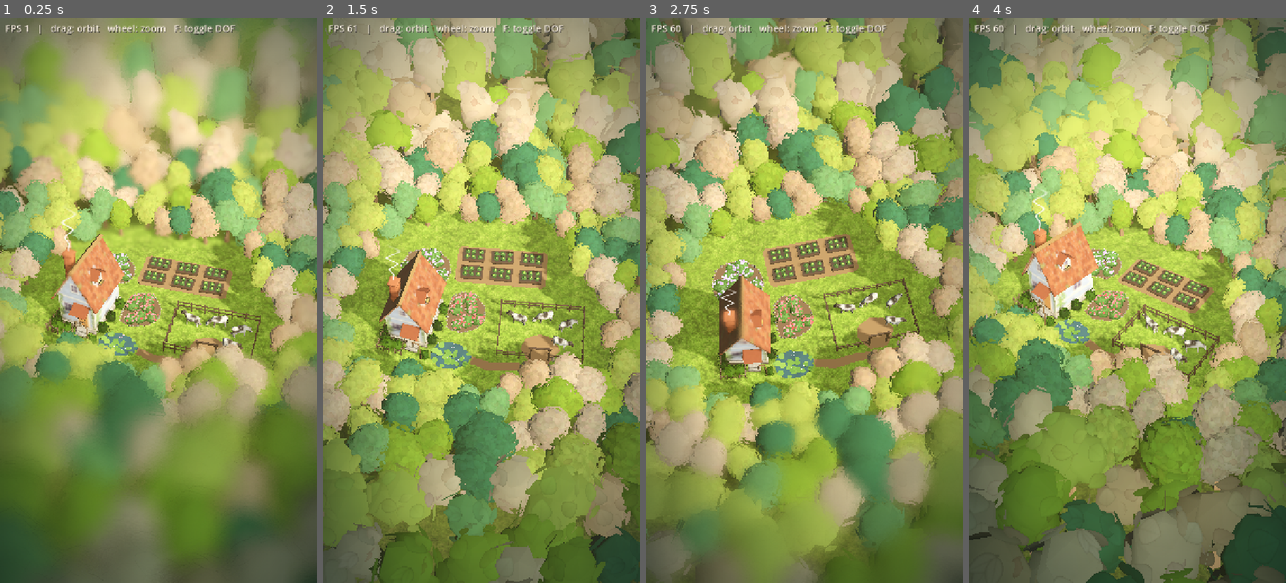
Above: before the commit, frames 1-4 (left to right).
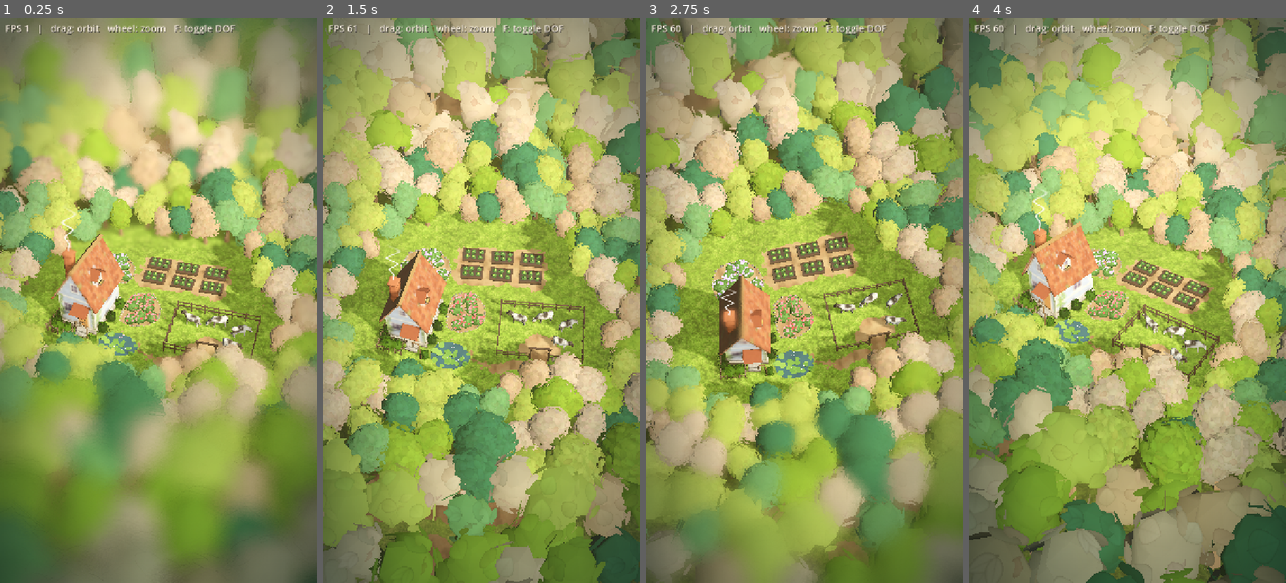
Above: after the commit, the same moments.

Repository: evaqqwww/Island
Game: Godot game, scene res://main.tscn
Same seed, same stepped clock (60 frames per second), same inputs: the game is played once before the commit and once after it.
Inputs (mouse positions are in pixels of both pictures, inside the frame that each line leads up to):
- Up to frame 1 (0.25 s): no input
- Up to frame 2 (1.5 s): tap Enter at 0.5 s; move the mouse to (551, 272) at 0.52 s; tap F at 0.6 s; click (551, 272) at 0.67 s; drag from (418, 328) to (465, 413) at 1.27 s
- Up to frame 3 (2.75 s): move the mouse to (836, 176) at 2.02 s; tap F at 2.1 s; click (836, 176) at 2.17 s
- Up to frame 4 (4 s): drag from (1111, 413) to (1032, 215) at 2.77 s; move the mouse to (1222, 385) at 3.52 s; tap F at 3.6 s; click (1222, 385) at 3.67 s

The runs differ from the first frame. In frame 1, 11% of the frame differs, in the area x 8-84%, y 20-100%; in frame 2, 4.4%; in frame 3, 1.6%; in frame 4, 18%, in the area x 4-92%, y 24-100%.

Commit message:
泥地改为地面混合：烘焙泥土贴图（色块、土块明暗），地面按遮罩在草地和泥土间做高度混合，自然泥地边缘加噪声打散；前景树冠压暗调轻
Co-Authored-By: Claude Opus 5.5 <noreply@anthropic.com>

Diff:
--- a/main.tscn
+++ b/main.tscn
@@ -13,6 +13,7 @@
 [ext_resource type="PackedScene" path="res://assets/trees/trees.glb" id="16_trees"]
 [ext_resource type="Shader" path="res://shaders/ground.gdshader" id="17_ground"]
 [ext_resource type="Texture2D" path="res://assets/textures/grass.png" id="18_grass"]
+[ext_resource type="Texture2D" path="res://assets/textures/dirt.png" id="24_dirt"]
 [ext_resource type="Script" path="res://scripts/props.gd" id="19_props"]
 [ext_resource type="PackedScene" path="res://assets/farm/farm.glb" id="20_farm"]
 [ext_resource type="Script" path="res://scripts/grass.gd" id="21_grass"]
@@ -60,19 +61,13 @@
 render_priority = 0
 shader = ExtResource("17_ground")
 shader_parameter/grass = ExtResource("18_grass")
+shader_parameter/dirt = ExtResource("24_dirt")
 shader_parameter/tint = Color(1, 1, 1, 1)
 shader_parameter/tile_size = 4.0
 shader_parameter/clearing_center = Vector2(4.5, -1.7)
 shader_parameter/clearing_radii = Vector2(11, 8.4)
 shader_parameter/forest_shade = 0.45
 
-[sub_resource type="StandardMaterial3D" id="StandardMaterial3D_bed_soil"]
-albedo_color = Color(0.3, 0.21, 0.14, 1)
-roughness = 1.0
-
-[sub_resource type="StandardMaterial3D" id="StandardMaterial3D_path"]
-albedo_color = Color(0.45, 0.32, 0.2, 1)
-
 [sub_resource type="ShaderMaterial" id="ShaderMaterial_water"]
 render_priority = 0
 shader = ExtResource("6_water")
@@ -81,6 +76,7 @@
 render_priority = 0
 shader = ExtResource("22_grass")
 shader_parameter/grass = ExtResource("18_grass")
+shader_parameter/dirt = ExtResource("24_dirt")
 
 [sub_resource type="SphereMesh" id="SphereMesh_shrub"]
 radius = 1.0
@@ -236,39 +232,34 @@
 material = SubResource("ShaderMaterial_water")
 
 [node name="FlowerBed" type="CSGPolygon3D" parent="Regions"]
-position = Vector3(0, 0.02, 0)
+visible = false
 rotation_degrees = Vector3(-90, 0, 0)
 polygon = PackedVector2Array(2.5, -0.5, 3.6, -0.8, 4.8, -0.4, 5.4, 0.4, 5.3, 1.7, 4.6, 2.7, 3.5, 3, 2.6, 2.4, 2.4, 1)
 depth = 0.08
-material = SubResource("StandardMaterial3D_bed_soil")
 
 [node name="FlowerBed2" type="CSGPolygon3D" parent="Regions"]
-position = Vector3(0, 0.02, 0)
+visible = false
 rotation_degrees = Vector3(-90, 0, 0)
 polygon = PackedVector2Array(-1.6, 3.6, -0.6, 3.3, 0.8, 3.4, 1.9, 3.8, 2.2, 4.8, 1.9, 5.9, 1, 6.7, -0.3, 6.9, -1.4, 6.4, -1.9, 5.3, -1.9, 4.3)
 depth = 0.08
-material = SubResource("StandardMaterial3D_bed_soil")
 
 [node name="FarmYard" type="CSGPolygon3D" parent="Regions"]
-position = Vector3(0, 0.022, 0)
+visible = false
 rotation_degrees = Vector3(-90, 0, 0)
 polygon = PackedVector2Array(2.9, 3.9, 9.7, 3.9, 10, 4.2, 10, 7.2, 9.7, 7.5, 2.9, 7.5, 2.6, 7.2, 2.6, 4.2)
 depth = 0.08
-material = SubResource("StandardMaterial3D_path")
 
 [node name="PastureMud" type="CSGPolygon3D" parent="Regions"]
-position = Vector3(0, 0.022, 0)
+visible = false
 rotation_degrees = Vector3(-90, 0, 0)
 polygon = PackedVector2Array(8.8, -2.4, 9.2, -2.9, 10.5, -2.9, 10.9, -2.4, 11.4, -1.6, 10.9, -0.6, 9.8, -0.3, 8.7, -0.8, 8.4, -1.7)
 depth = 0.08
-material = SubResource("StandardMaterial3D_path")
 
 [node name="Path" type="CSGPolygon3D" parent="Regions"]
-position = Vector3(0, 0.025, 0)
+visible = false
 rotation_degrees = Vector3(-90, 0, 0)
 polygon = PackedVector2Array(4.7, -2.75, 6.2, -3.15, 8.2, -2.95, 10.2, -3.25, 13.5, -2.95, 13.5, -3.65, 10.2, -3.95, 8.2, -3.65, 6.2, -3.85, 4.7, -3.45)
 depth = 0.08
-material = SubResource("StandardMaterial3D_path")
 
 [node name="Clearing" type="CSGPolygon3D" parent="Regions"]
 visible = false
@@ -289,7 +280,10 @@
 material_override = SubResource("ShaderMaterial_grass")
 script = ExtResource("21_grass")
 area = NodePath("../../Regions/Clearing")
-exclude_areas = Array[NodePath]([NodePath("../../Regions/Footprint"), NodePath("../../Regions/Pond"), NodePath("../../Regions/FlowerBed"), NodePath("../../Regions/FlowerBed2"), NodePath("../../Regions/FarmYard"), NodePath("../../Regions/PastureMud"), NodePath("../../Regions/Path")])
+exclude_areas = Array[NodePath]([NodePath("../../Regions/Footprint"), NodePath("../../Regions/Pond")])
+dirt_areas = Array[NodePath]([NodePath("../../Regions/Path"), NodePath("../../Regions/FarmYard"), NodePath("../../Regions/PastureMud")])
+tidy_dirt_areas = Array[NodePath]([NodePath("../../Regions/FlowerBed"), NodePath("../../Regions/FlowerBed2")])
+ground_material = SubResource("ShaderMaterial_ground")
 
 [node name="RoseBed" type="Node3D" parent="Vegetation"]
 script = ExtResource("23_flower_bed")
--- a/materials/tree_leaves.tres
+++ b/materials/tree_leaves.tres
@@ -12,7 +12,7 @@
 shader_parameter/ao_light_affect = 0.45
 shader_parameter/wrap = 0.85
 shader_parameter/shadow_strength = 0.4
-shader_parameter/foreground_tint = Color(0.45, 0.56, 0.6, 1)
+shader_parameter/foreground_tint = Color(0.62, 0.71, 0.73, 1)
 shader_parameter/foreground_range = Vector2(4, 16)
 shader_parameter/focus_height = 0.5
 shader_parameter/wind_strength = 0.05
--- a/scripts/grass.gd
+++ b/scripts/grass.gd
@@ -3,12 +3,20 @@
 
 ## 草地：在 area 多边形（外扩 margin 米，伸进林缘树冠下）上叠 shell_count 层水平网格（壳层草），
 ## grass.gdshader 按地面草叶贴图的高度通道，把高过每层的草叶抬起来，叠出有厚度、会随风摆动的草坪。
-## exclude_areas（小路、池塘、菜园、泥地、花圃、木屋）不长草：运行时把区域画成遮罩贴图传给着色器，
-## 遮罩按双线性插值采样，区域边缘的草逐渐变矮。只在有草的格子里生成网格，减少重叠绘制。
+## 同时生成地面遮罩贴图（格式见 ground_mask.gdshaderinc），传给壳层草和地面材质 ground_material：
+##   exclude_areas    不长草也不露泥土（木屋、池塘）
+##   dirt_areas       自然泥地（小路、菜园、牧场泥地），边界由着色器加噪声打散
+##   tidy_dirt_areas  整齐泥地（花坛），边界不加噪声
+## 只在可能长草的格子里生成网格，减少重叠绘制。
 ## 网格和遮罩在运行时生成，不写进场景文件。改了区域或参数后点「重新生成」。
 
 @export var area: NodePath
 @export var exclude_areas: Array[NodePath] = []
+@export var dirt_areas: Array[NodePath] = []
+@export var tidy_dirt_areas: Array[NodePath] = []
+@export var ground_material: ShaderMaterial
+## 自然泥地边界的过渡宽度（米）：遮罩 G 通道从边界往里外各 edge_width 米由 0.5 渐变到 1 和 0。
+@export var edge_width := 0.6
 ## area 向外扩展的距离（米），让草一直长到林缘的树冠下面。
 @export var margin := 1.5
 @export var shell_count := 5
@@ -43,25 +51,40 @@
 		bounds = bounds.expand(v)
 	region.bounds = bounds
 	var excludes := Regions.collect(self, exclude_areas)
+	var natural := Regions.collect(self, dirt_areas)
+	var tidy := Regions.collect(self, tidy_dirt_areas)
 
-	# 遮罩：有草为 1，没草为 0
+	# 遮罩：R 能长草，G 自然泥地的有向距离（边界 0.5），B 整齐泥地
 	var w := ceili(bounds.size.x / mask_resolution) + 1
 	var h := ceili(bounds.size.y / mask_resolution) + 1
 	var pixels := PackedByteArray()
-	pixels.resize(w * h)
+	pixels.resize(w * h * 3)
 	for y in h:
 		for x in w:
 			var p := bounds.position + Vector2(x, y) * mask_resolution
-			var grass := Regions.inside_any(p, [region]) and not Regions.inside_any(p, excludes)
-			pixels[y * w + x] = 255 if grass else 0
-	var image := Image.create_from_data(w, h, false, Image.FORMAT_L8, pixels)
-	mat.set_shader_parameter("mask", ImageTexture.create_from_image(image))
+			var o := (y * w + x) * 3
+			pixels[o] = 255 if Regions.inside_any(p, [region]) and not Regions.inside_any(p, excludes) else 0
+			var g := 0.0
+			for a in natural:
+				if not a.bounds.grow(edge_width).has_point(p):
+					continue
+				var sd := Regions.distance_to_edge(p, a)
+				if not Geometry2D.is_point_in_polygon(p, a.polygon):
+					sd = -sd
+				g = maxf(g, clampf(0.5 + sd / (2.0 * edge_width), 0.0, 1.0))
+			pixels[o + 1] = roundi(g * 255.0)
+			pixels[o + 2] = 255 if Regions.inside_any(p, tidy) else 0
+	var image := Image.create_from_data(w, h, false, Image.FORMAT_RGB8, pixels)
+	var texture := ImageTexture.create_from_image(image)
 	# 像素中心对齐：第 0 个像素的中心在 bounds.position
 	var half := Vector2.ONE * mask_resolution * 0.5
-	mat.set_shader_parameter("mask_rect", Vector4(bounds.position.x - half.x, bounds.position.y - half.y,
-			w * mask_resolution, h * mask_resolution))
+	var rect := Vector4(bounds.position.x - half.x, bounds.position.y - half.y, w * mask_resolution, h * mask_resolution)
+	for m in [mat, ground_material]:
+		if m:
+			m.set_shader_parameter("mask", texture)
+			m.set_shader_parameter("mask_rect", rect)
 
-	# 网格：只保留四角或中心有草的格子；层从上往下排
+	# 网格：只保留四角或中心可能长草的格子（能长草、且不在泥地深处）；层从上往下排
 	var inv := global_transform.affine_inverse()
 	var cells: Array[Vector2] = []
 	var nx := ceili(bounds.size.x / cell_size)
@@ -73,7 +96,8 @@
 				var q: Vector2 = (c + s * cell_size - bounds.position) / mask_resolution
 				var px := clampi(roundi(q.x), 0, w - 1)
 				var pz := clampi(roundi(q.y), 0, h - 1)
-				if pixels[pz * w + px] > 0:
+				var o := (pz * w + px) * 3
+				if pixels[o] > 0 and pixels[o + 1] < 242 and pixels[o + 2] < 128:
 					cells.append(c)
 					break
 
--- a/shaders/grass.gdshader
+++ b/shaders/grass.gdshader
@@ -2,17 +2,18 @@
 // 每层采样和地面相同的草叶贴图（A 通道是草叶高度），只保留高过当前层的草叶，叠起来就是从地面贴图里「长」出来的立体草，
 // 草叶的形状、朝向和疏密都来自贴图，不按格子排列。分区和贴图朝向与地面 ground.gdshader 一致，草叶对齐。
 // 越往上采样点沿梳向偏移一点，草叶有倾斜，再叠加随风摆动；大片噪声让草有高低起伏。
-// 遮罩贴图（grass.gd 运行时生成）决定哪里长草，边缘逐渐变矮。缓慢变化的量都在顶点里算（网格每米一个顶点）。
+// 地面遮罩（ground_mask.gdshaderinc，与地面共用）决定哪里长草：泥地里没有草，交界处按同样的高度混合，
+// 地面上露出泥土的地方草也长不出来，立体草和地面对得上。缓慢变化的量都在顶点里算（网格每米一个顶点）。
 shader_type spatial;
 render_mode cull_back, diffuse_lambert_wrap;
+
+#include "res://shaders/ground_mask.gdshaderinc"
 
 uniform sampler2D grass : source_color, filter_linear_mipmap_anisotropic, repeat_enable;  // RGB 颜色，A 草叶高度
 uniform vec3 tint : source_color = vec3(1.0);         // 与地面一致
 uniform float tile_size = 4.0;                        // 与地面一致
 uniform float region_scale = 0.11;                    // 与地面一致
 uniform float mip_bias = -1.0;                        // 采样偏向更清晰的一级，草叶高度不被平均成一片
-uniform sampler2D mask : hint_default_black, filter_linear;
-uniform vec4 mask_rect = vec4(0.0, 0.0, 1.0, 1.0);   // 遮罩覆盖的世界 XZ 范围：起点 xy，尺寸 zw
 uniform float height = 0.18;                          // 最高的草有多高（米）
 uniform float tip_light = 0.15;                       // 草尖比贴地处亮多少
 uniform float clump_scale = 0.22;                     // 草高起伏的频率（每米）
@@ -26,17 +27,6 @@
 varying float v_region;
 varying float v_clump;
 varying vec2 v_bend;
-
-float hash(vec2 p) {
-	return fract(sin(dot(p, vec2(127.1, 311.7))) * 43758.5453);
-}
-
-float noise(vec2 p) {
-	vec2 i = floor(p);
-	vec2 f = fract(p);
-	f = f * f * (3.0 - 2.0 * f);
-	return mix(mix(hash(i), hash(i + vec2(1.0, 0.0)), f.x), mix(hash(i + vec2(0.0, 1.0)), hash(i + vec2(1.0, 1.0)), f.x), f.y);
-}
 
 void vertex() {
 	v_h = UV2.x;
@@ -52,11 +42,13 @@
 
 void fragment() {
 	float h = v_h;
-	vec2 uv = (v_world.xz - v_bend * h) / tile_size;
+	vec2 q = v_world.xz - v_bend * h;   // 这根草叶的根部
+	vec2 uv = q / tile_size;
 	mat2 rot = mat2(vec2(0.62, 0.78), vec2(-0.78, 0.62));
 	vec4 g = mix(texture(grass, uv, mip_bias), texture(grass, rot * uv + 0.37, mip_bias), v_region);
-	float m = texture(mask, (v_world.xz - mask_rect.xy) / mask_rect.zw).r;
-	if (h > g.a * smoothstep(0.1, 0.9, m) * v_clump) {
+	vec3 m = ground_mask(q);
+	float grass_here = smoothstep(0.1, 0.9, m.r) * (1.0 - dirt_weight(dirt_amount(m, q), g.a, dirt_sample(q).a));
+	if (h > g.a * grass_here * v_clump) {
 		discard;
 	}
 	ALBEDO = g.rgb * tint * (1.0 + tip_light * h);
--- a/shaders/ground.gdshader
+++ b/shaders/ground.gdshader
@@ -1,9 +1,12 @@
-// 草坪地面：可平铺的草叶贴图（blender/build_grass.py 生成）按世界坐标贴图。按一张大片噪声分区，
-// 一部分区域换用旋转过的贴图，打散重复感又不把草叶糊在一起（壳层草 grass.gdshader 用同样的分区，草叶对齐）；
-// 再叠加大尺度的明暗斑块；空地之外逐渐压暗，模拟树林下的阴影。
+// 地面：草叶贴图和泥土贴图（blender/build_grass.py 生成）按世界坐标贴图，按地面遮罩（ground_mask.gdshaderinc）混合，
+// 小路、菜园、牧场泥地和花坛露出泥土，交界处草叶和泥土互相穿插。
+// 草叶贴图按一张大片噪声分区，一部分区域换用旋转过的贴图，打散重复感又不把草叶糊在一起
+// （壳层草 grass.gdshader 用同样的分区，草叶对齐）；再叠加大尺度的明暗斑块；空地之外逐渐压暗，模拟树林下的阴影。
 shader_type spatial;
 
-uniform sampler2D grass : source_color, filter_linear_mipmap_anisotropic, repeat_enable;  // RGB 颜色，A 草叶高度（这里不用）
+#include "res://shaders/ground_mask.gdshaderinc"
+
+uniform sampler2D grass : source_color, filter_linear_mipmap_anisotropic, repeat_enable;  // RGB 颜色，A 草叶高度
 uniform vec3 tint : source_color = vec3(1.0);
 uniform float tile_size = 4.0;                 // 一张纹理覆盖的边长（米）
 uniform float region_scale = 0.11;             // 贴图朝向分区的频率（每米）
@@ -14,29 +17,21 @@
 
 varying vec3 v_world;
 
-float hash(vec2 p) {
-	return fract(sin(dot(p, vec2(127.1, 311.7))) * 43758.5453);
-}
-
-float noise(vec2 p) {
-	vec2 i = floor(p);
-	vec2 f = fract(p);
-	f = f * f * (3.0 - 2.0 * f);
-	return mix(mix(hash(i), hash(i + vec2(1.0, 0.0)), f.x), mix(hash(i + vec2(0.0, 1.0)), hash(i + vec2(1.0, 1.0)), f.x), f.y);
-}
-
 void vertex() {
 	v_world = (MODEL_MATRIX * vec4(VERTEX, 1.0)).xyz;
 }
 
 void fragment() {
-	vec2 uv = v_world.xz / tile_size;
+	vec2 p = v_world.xz;
+	vec2 uv = p / tile_size;
 	mat2 rot = mat2(vec2(0.62, 0.78), vec2(-0.78, 0.62));
-	float region = smoothstep(0.4, 0.6, noise(v_world.xz * region_scale));
-	vec3 c = mix(texture(grass, uv, mip_bias).rgb, texture(grass, rot * uv + 0.37, mip_bias).rgb, region);
-	float macro = noise(v_world.xz * 0.06) * 0.6 + noise(v_world.xz * 0.17) * 0.4;
+	float region = smoothstep(0.4, 0.6, noise(p * region_scale));
+	vec4 g = mix(texture(grass, uv, mip_bias), texture(grass, rot * uv + 0.37, mip_bias), region);
+	vec4 d = dirt_sample(p);
+	vec3 c = mix(g.rgb, d.rgb, dirt_weight(dirt_amount(ground_mask(p), p), g.a, d.a));
+	float macro = noise(p * 0.06) * 0.6 + noise(p * 0.17) * 0.4;
 	c *= mix(0.88, 1.08, macro);
-	float e = length((v_world.xz - clearing_center) / clearing_radii);
+	float e = length((p - clearing_center) / clearing_radii);
 	c *= mix(1.0, forest_shade, smoothstep(1.0, 1.5, e));
 	ALBEDO = c * tint;
 	ROUGHNESS = 0.95;
Binary file added: assets/textures/dirt.png
Not shown, added: assets/textures/dirt.png.import
Not shown, added: shaders/ground_mask.gdshaderinc
Not shown, added: shaders/ground_mask.gdshaderinc.uid
Not shown, changed: blender/build_grass.py
Not shown, changed: docs/index.html
Not shown, changed: docs/index.pck
